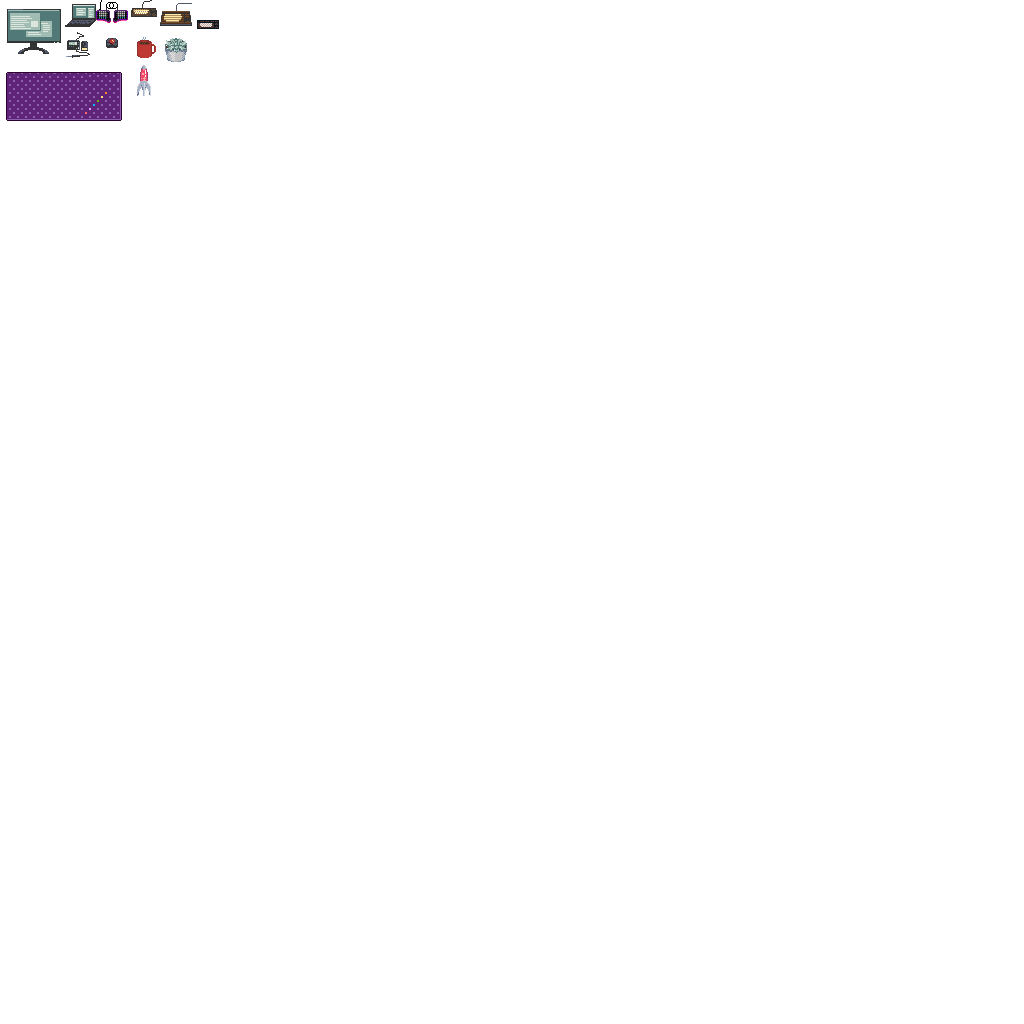
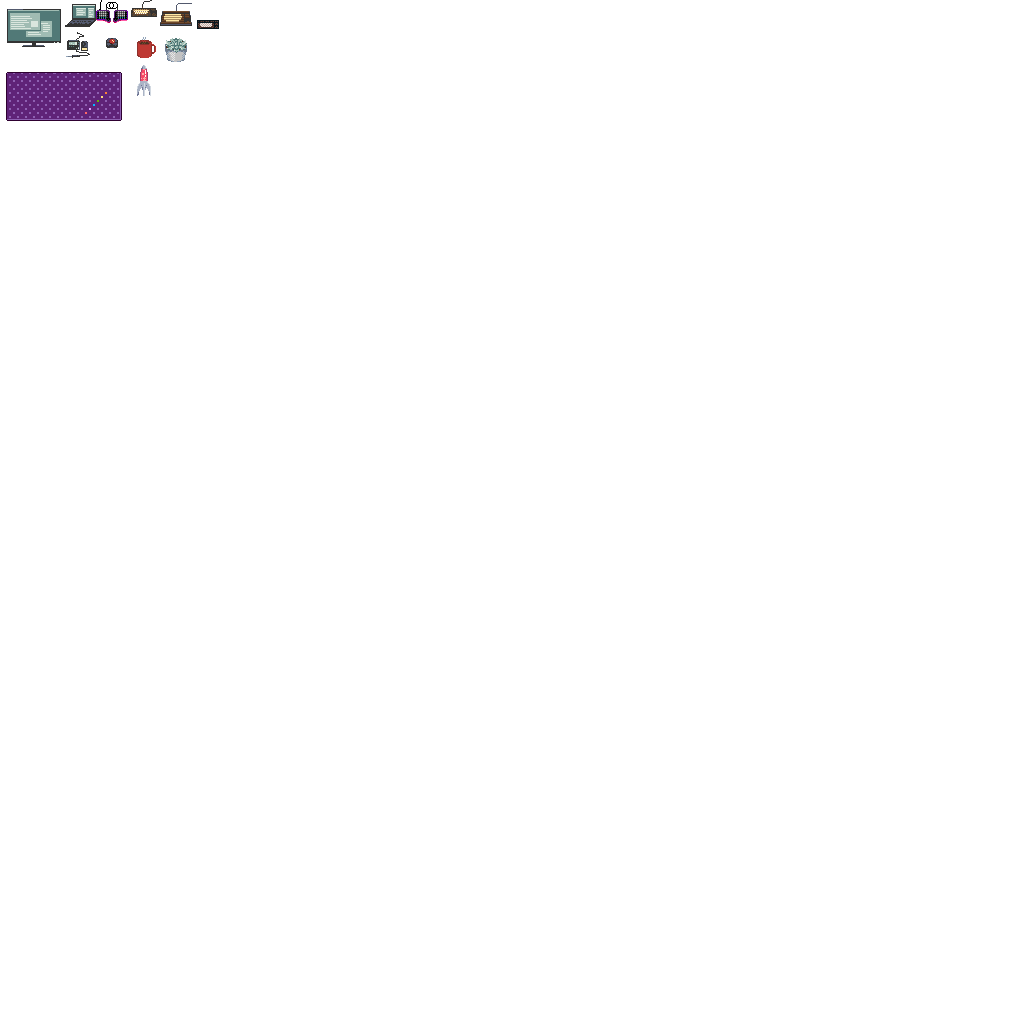
Comparing the layer stacks of the two w=1024, h=1024 images. Changes:
painted on "cup" over [18, 43, 49, 54]
moved "monitor" above "filco 3", painted on it over [18, 43, 49, 54]
painted on "filco 3" over [18, 43, 49, 54]
painted on "filco 2" over [18, 43, 49, 54]
painted on "trackball" over [18, 43, 49, 54]
painted on "deskmat" over [18, 43, 49, 54]
painted on "soldering iron" over [18, 43, 49, 54]
painted on "notebook" over [18, 43, 49, 54]
painted on "succulent" over [18, 43, 49, 54]
